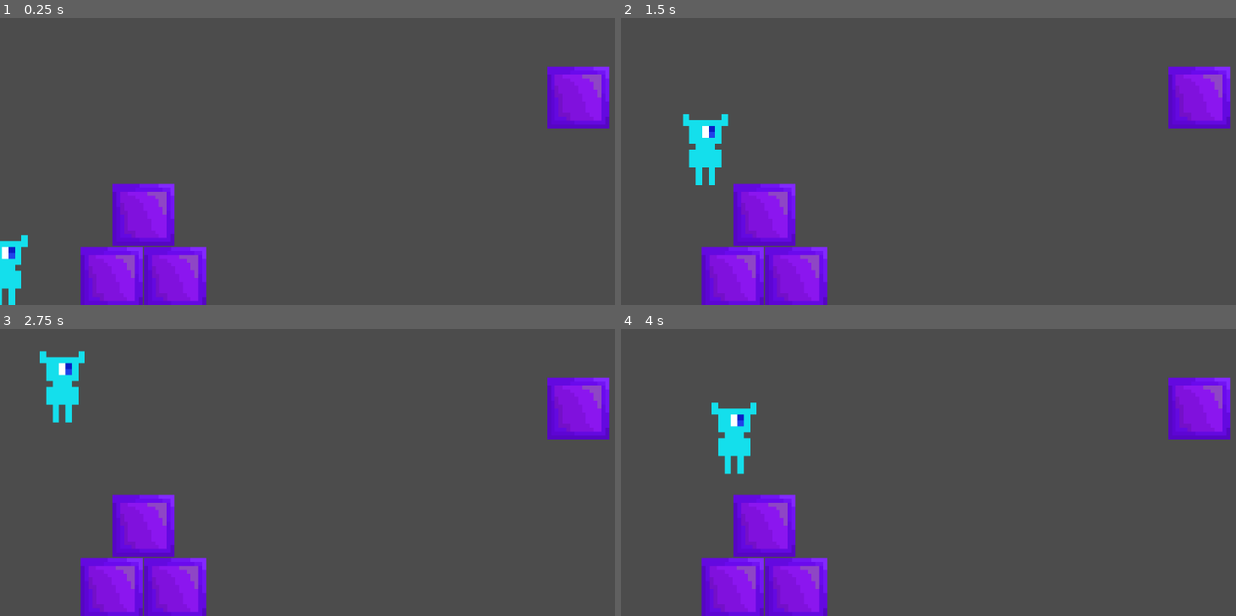
Above: before the commit, frames 1-4 (two rows, left to right).
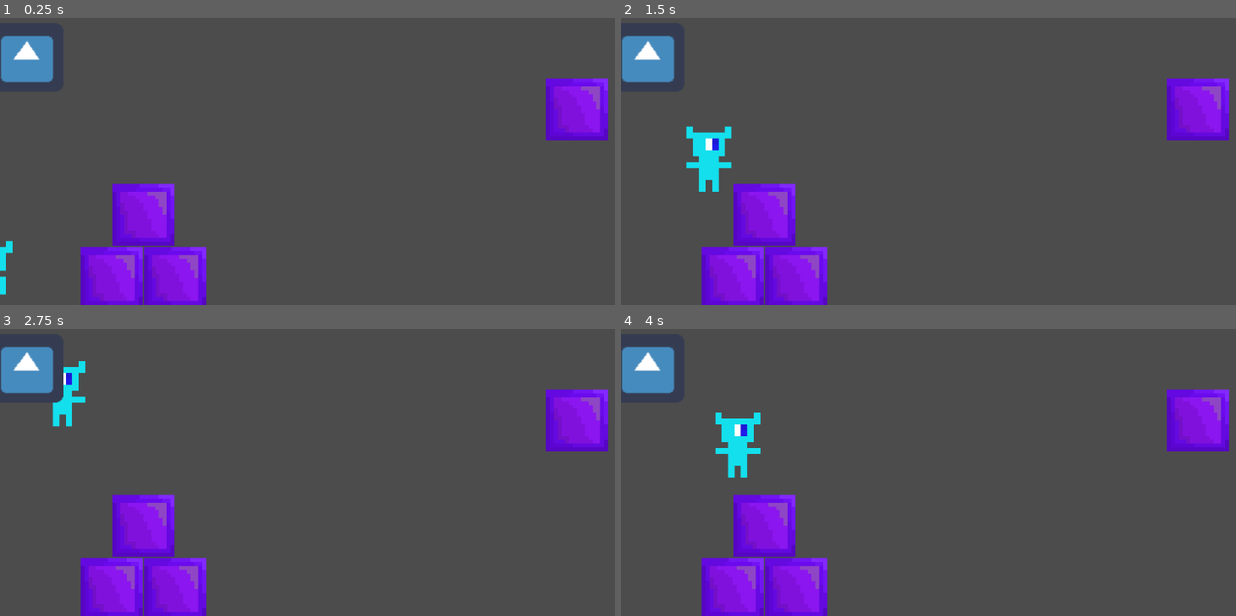
Above: after the commit, the same moments.

Repository: dan11l1324689/proekt
Game: Godot game, scene res://Node2D.tscn
Same seed, same stepped clock (60 frames per second), same inputs: the game is played once before the commit and once after it. The engine's default icon, where the game draws it, is replaced by a stand-in: a white triangle on a blue panel in a dark square.
Inputs:
- Up to frame 1 (0.25 s): no input
- Up to frame 2 (1.5 s): hold Space (fump) 0.53-1.28 s; hold D (right) from 0.53 s (still down); tap Space (fump) at 1.35 s
- Up to frame 3 (2.75 s): release D (right) at 2.03 s; hold A (left) from 2.03 s (still down); hold Space (fump) from 2.03 s (still down)
- Up to frame 4 (4 s): release A (left) at 2.78 s; release Space (fump) at 2.78 s; hold D (right) from 2.78 s (still down); tap Space (fump) at 2.85 s; tap Enter at 3.5 s; hold Space (fump) from 3.53 s (still down)

The runs differ from the first frame. In frame 1, 3.5% of the frame differs, in the area x 0-100%, y 6-100%; in frame 2, 3.8%, in the area x 0-100%, y 6-61%; in frame 3, 3.6%; in frame 4, 3.8%.

Commit message:
Add files via upload

Diff:
--- a/платформер/Node2D.tscn
+++ b/платформер/Node2D.tscn
@@ -1,23 +1,29 @@
-[gd_scene load_steps=4 format=2]
+[gd_scene load_steps=5 format=2]
 
 [ext_resource path="res://platform.tscn" type="PackedScene" id=1]
 [ext_resource path="res://player.tscn" type="PackedScene" id=2]
 [ext_resource path="res://NOVIZION.tscn" type="PackedScene" id=3]
+[ext_resource path="res://icon.png" type="Texture" id=4]
 
 [node name="Node2D" type="Node2D"]
 
 [node name="player" parent="." instance=ExtResource( 2 )]
-position = Vector2( 9.8844, 517.879 )
+position = Vector2( -16, 520 )
 
 [node name="StaticBody2D" parent="." instance=ExtResource( 1 )]
 position = Vector2( 216, 464 )
 
 [node name="StaticBody2D3" parent="." instance=ExtResource( 1 )]
-position = Vector2( 873.654, 285.936 )
+position = Vector2( 872, 304 )
+
+[node name="StaticBody2D8" parent="." instance=ExtResource( 1 )]
+position = Vector2( 1400, 336 )
+
+[node name="StaticBody2D9" parent="." instance=ExtResource( 1 )]
+position = Vector2( 1120, 208 )
 
 [node name="StaticBody2D4" parent="." instance=ExtResource( 1 )]
 position = Vector2( 400, 664 )
-rotation = -0.00785249
 scale = Vector2( 68.1527, 1.10671 )
 
 [node name="StaticBody2D2" parent="." instance=ExtResource( 1 )]
@@ -28,3 +34,8 @@
 
 [node name="StaticBody2D5" parent="." instance=ExtResource( 3 )]
 position = Vector2( 552, 360 )
+
+[node name="icon" type="Sprite" parent="."]
+position = Vector2( 40, 224 )
+scale = Vector2( 1.75, 1.625 )
+texture = ExtResource( 4 )
--- a/платформер/player.tscn
+++ b/платформер/player.tscn
@@ -1,52 +1,52 @@
 [gd_scene load_steps=9 format=2]
 
-[ext_resource path="res://пп.png" type="Texture" id=1]
+[ext_resource path="res://e.png" type="Texture" id=1]
 [ext_resource path="res://player.gd" type="Script" id=2]
-[ext_resource path="res://Без имени-1-восстановлено.png" type="Texture" id=3]
-[ext_resource path="res://бег.png" type="Texture" id=4]
-[ext_resource path="res://ход.png" type="Texture" id=5]
-[ext_resource path="res://2.png" type="Texture" id=6]
+[ext_resource path="res://4.png" type="Texture" id=3]
+[ext_resource path="res://5.png" type="Texture" id=4]
+[ext_resource path="res://q.png" type="Texture" id=5]
+[ext_resource path="res://3.png" type="Texture" id=6]
 
 [sub_resource type="SpriteFrames" id=1]
 animations = [ {
-"frames": [ ExtResource( 1 ), ExtResource( 1 ), ExtResource( 1 ) ],
-"loop": false,
+"frames": [ ExtResource( 5 ), ExtResource( 1 ) ],
+"loop": true,
 "name": "idle",
-"speed": 0.0
+"speed": 3.0
 }, {
-"frames": [ ExtResource( 1 ), ExtResource( 1 ) ],
+"frames": [ ExtResource( 4 ) ],
 "loop": false,
 "name": "jump",
 "speed": 0.0
 }, {
-"frames": [ ExtResource( 3 ), ExtResource( 5 ), ExtResource( 6 ), ExtResource( 4 ) ],
+"frames": [ ExtResource( 6 ), ExtResource( 3 ) ],
 "loop": true,
 "name": "run",
-"speed": 10.0
+"speed": 5.0
 }, {
-"frames": [ ExtResource( 1 ), ExtResource( 1 ), ExtResource( 1 ) ],
+"frames": [ ExtResource( 4 ) ],
 "loop": false,
 "name": "fall",
 "speed": 0.0
 } ]
 
 [sub_resource type="RectangleShape2D" id=2]
-extents = Vector2( 35.5097, 57 )
+extents = Vector2( 34, 52 )
 
 [node name="player" type="KinematicBody2D"]
 script = ExtResource( 2 )
 
 [node name="Sprite" type="AnimatedSprite" parent="."]
-position = Vector2( 8, -7 )
+position = Vector2( 6, -2 )
 scale = Vector2( 9.73333, 9 )
 frames = SubResource( 1 )
 animation = "fall"
 
 [node name="CollisionShape2D" type="CollisionShape2D" parent="."]
-position = Vector2( 3, 0 )
+position = Vector2( 2, 9 )
 shape = SubResource( 2 )
 
 [node name="RayCast2D" type="RayCast2D" parent="."]
-position = Vector2( 4, 29 )
+position = Vector2( 4, 12 )
 scale = Vector2( 5, 1 )
 enabled = true
Binary file added: платформер/3.png
Not shown, added: платформер/3.png.import
Binary file added: платформер/4.png
Not shown, added: платформер/4.png.import
Binary file added: платформер/5.png
Not shown, added: платформер/5.png.import
Binary file added: платформер/6.png
Not shown, added: платформер/6.png.import
Binary file added: платформер/e.png
Not shown, added: платформер/e.png.import
Binary file added: платформер/q.png
Not shown, added: платформер/q.png.import
